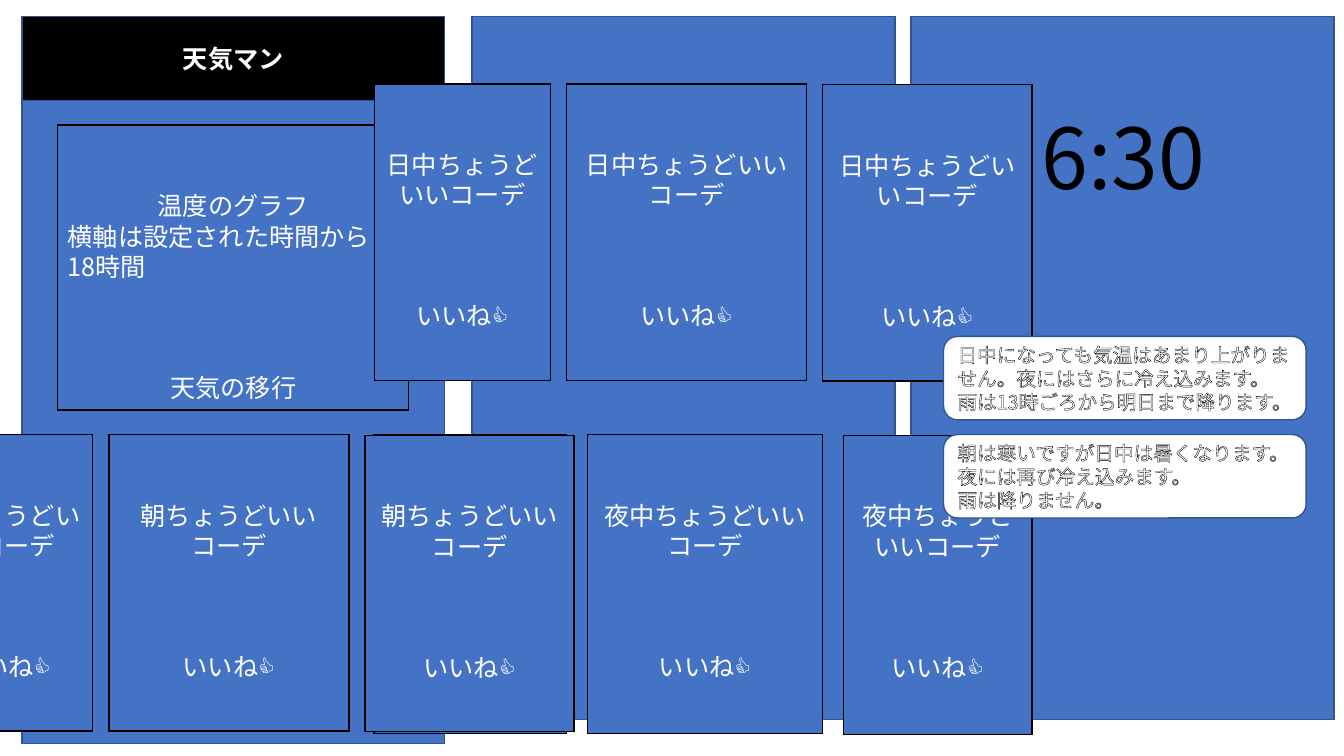
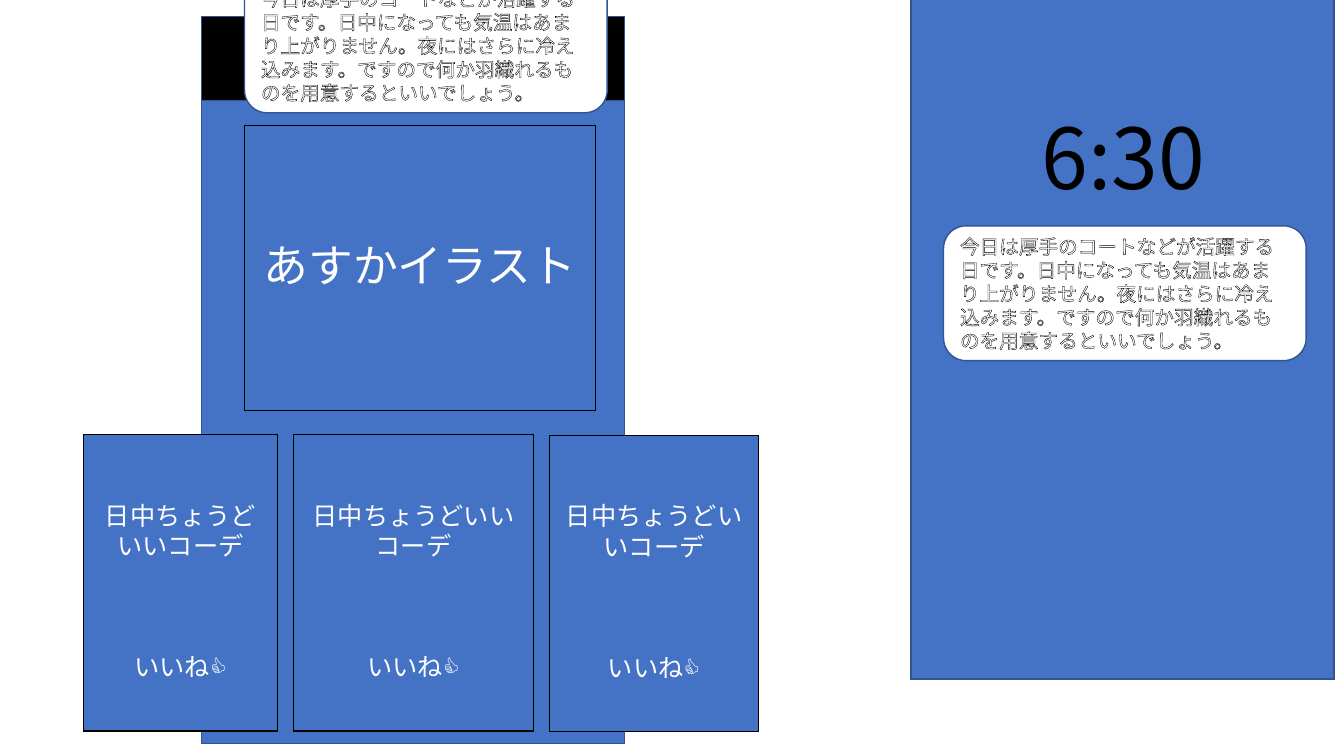
Before and after one commit to jphacks/NG_1701, a slide deck: slide 2 of 関連資料/構図.pptx. Drawn at 1344x756 pixels with LibreOffice and Linux fonts; fonts in the diff are those of the drawing. Boxes give left, top, right and bottom in pixels: in the first picture for what was removed or moved away, otherwise in the second. Text is boxed around its words. In the diff, an @@ line names an element or a change of style, - is before the commit and + after.

Commit message:
構図の最終案

```diff
--- a/関連資料/構図.pptx
+++ b/関連資料/構図.pptx
@@ rectangle "天気マン": place and size @@
-rectangle "天気マン" at <box>22,17,445,101</box>
+rectangle "天気マン" at <box>202,17,624,101</box>
@@ rectangle: place and size @@
-rectangle at <box>22,17,445,744</box>
+rectangle at <box>202,17,624,744</box>
@@ rounded rectangle "今日は厚手のコートなどが活躍する日です。日中になっても気温はあまり上がりません。夜にはさらに冷え込みます。ですので何か羽 ...": place and size @@
-rounded rectangle "今日は厚手のコートなどが活躍する日です。日中になっても気温はあまり上がりません。夜にはさらに冷え込みます。ですので何か羽 ..." at <box>944,337,1307,420</box>
+rounded rectangle "今日は厚手のコートなどが活躍する日です。日中になっても気温はあまり上がりません。夜にはさらに冷え込みます。ですので何か羽 ..." at <box>245,0,608,113</box>
@@ text in rounded rectangle at <box>261,0,575,102</box>: text changed @@
-日中になっても気温はあまり上がりません。夜にはさらに冷え込みます。
-雨は13時ごろから明日まで降ります。
+今日は厚手のコートなどが活躍する日です。日中になっても気温はあまり上がりません。夜にはさらに冷え込みます。ですので何か羽織れるものを用意するといいでしょう。
@@ rectangle removed at <box>472,17,894,720</box> @@
@@ rectangle: place and size @@
-rectangle at <box>911,17,1334,720</box>
+rectangle at <box>911,0,1334,679</box>
@@ rectangle "あすかイラスト": place and size @@
-rectangle "あすかイラスト" at <box>57,125,408,410</box>
+rectangle "あすかイラスト" at <box>245,126,596,411</box>
@@ rounded rectangle added at <box>944,226,1307,361</box>, fill #FFFFFF, outline #325491 1 pt, 14 pt, text #FFFFFF @@
+今日は厚手のコートなどが活躍する日です。日中になっても気温はあまり上がりません。夜にはさらに冷え込みます。ですので何か羽織れるものを用意するといいでしょう。
@@ text in rectangle at <box>264,246,577,284</box>: text changed; size 18 to 32 pt @@
-温度のグラフ
-横軸は設定された時間から
-18時間
-天気の移行
+あすかイラスト
@@ rectangle removed at <box>0,435,93,731</box> @@
-朝ちょうどいいコーデ
-いいね👍
@@ rectangle "日中ちょうどいいコーデ": place and size @@
-rectangle "日中ちょうどいいコーデ" at <box>374,84,551,380</box>
+rectangle "日中ちょうどいいコーデ" at <box>84,435,277,731</box>
@@ rectangle removed at <box>109,435,349,731</box> @@
-朝ちょうどいいコーデ
-いいね👍
@@ rectangle "日中ちょうどいいコーデ": place and size @@
-rectangle "日中ちょうどいいコーデ" at <box>567,84,807,380</box>
+rectangle "日中ちょうどいいコーデ" at <box>293,435,533,731</box>
@@ rectangle removed at <box>365,436,574,732</box> @@
-朝ちょうどいいコーデ
-いいね👍
@@ rectangle removed at <box>374,435,567,734</box> @@
-夜中ちょうどいいコーデ
-いいね👍
@@ rectangle "日中ちょうどいいコーデ": place and size @@
-rectangle "日中ちょうどいいコーデ" at <box>823,85,1031,381</box>
+rectangle "日中ちょうどいいコーデ" at <box>549,436,758,732</box>
@@ rectangle removed at <box>588,435,824,734</box> @@
-夜中ちょうどいいコーデ
-いいね👍
@@ rectangle removed at <box>844,436,1032,735</box> @@
-夜中ちょうどいいコーデ
-いいね👍
@@ rounded rectangle removed at <box>944,435,1307,518</box> @@
-朝は寒いですが日中は暑くなります。夜には再び冷え込みます。
-雨は降りません。
```
